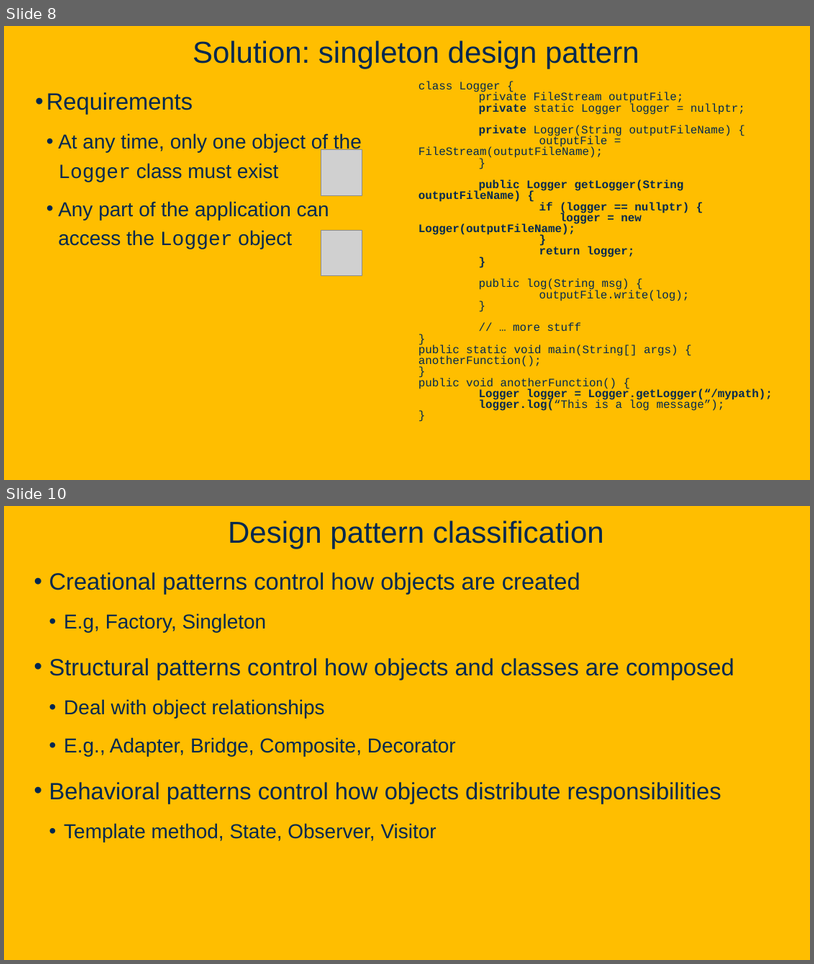
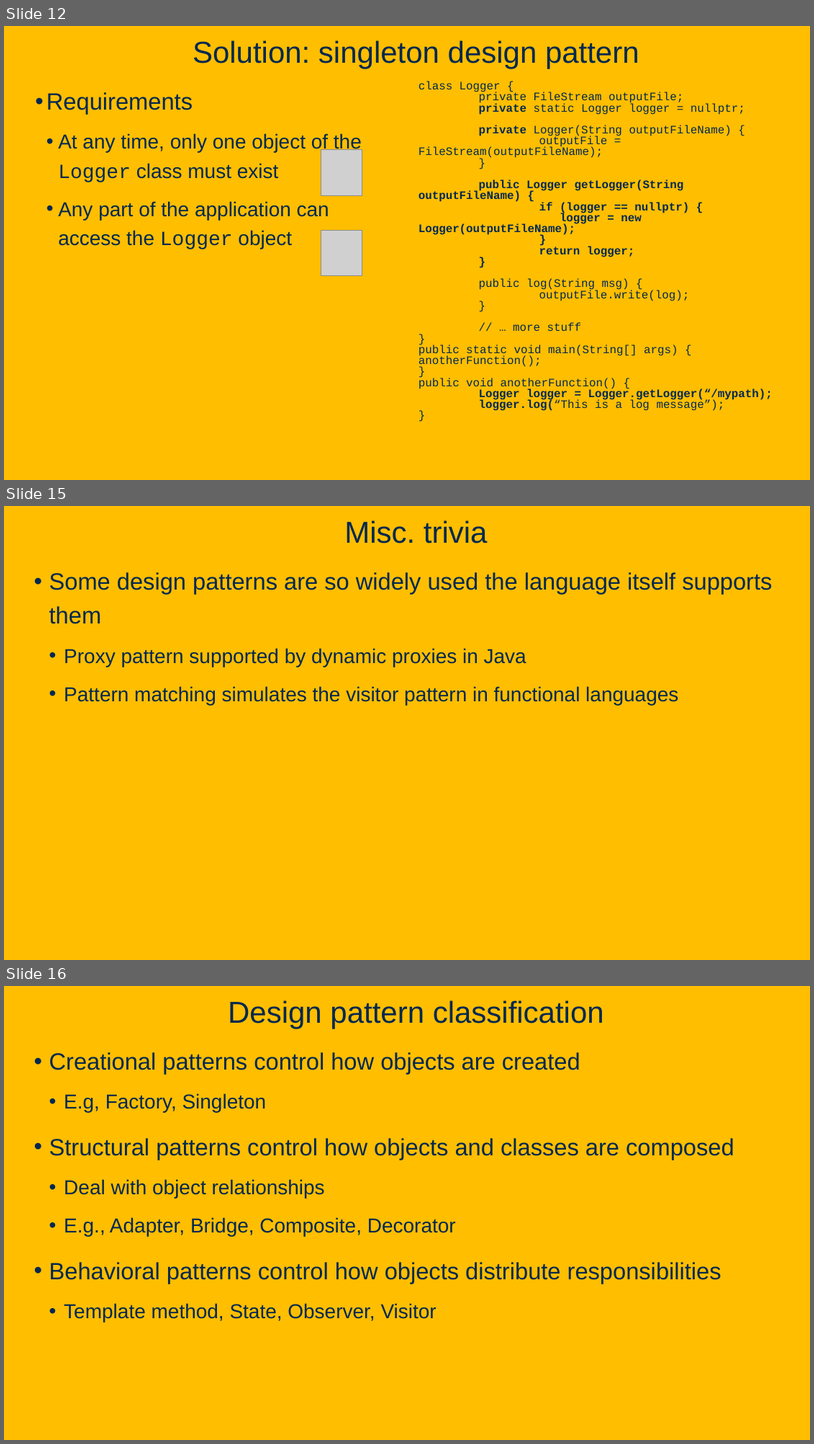
Before and after one commit to davsec-teaching/ECS160-Winter2025, a slide deck: slides/8_design_patterns.pptx. Shown one above the other, each under a label of ours: slides 8 and 10 before the commit, slides 12, 15 and 16 after it; the slides between them are not shown. The pictures are 814x964 and 814x1444 pixels, drawn with LibreOffice and Linux fonts; fonts in the diff are those of the drawing; grey boxes stand for pictures; background and template pictures are left out. Boxes give left, top, right and bottom in pixels: in the first picture for what was removed or moved away, otherwise in the second. Text is boxed around its words. In the diff, an @@ line names an element or a change of style, - is before the commit and + after.

Commit message:
Updated software architecture and design patterns slides.

```diff
--- a/slides/8_design_patterns.pptx
+++ b/slides/8_design_patterns.pptx
@@ slide 15 added at [4,506,810,960], background picture (left out) @@
@@ title added at [345,520,488,543], 36 pt, text #022850 @@
+Misc. trivia
@@ text added at [49,572,772,705], 24 pt, text #022850 @@
+• Some design patterns are so widely used the language itself supports them
+  • Proxy pattern supported by dynamic proxies in Java
+  • Pattern matching simulates the visitor pattern in functional languages
@@ what was slide 8 is now slide 12 @@
@@ what was slide 10 is now slide 16 @@
```
Also in this commit, not shown: 5 slides changed, 5 other slides added, 1 other file.
